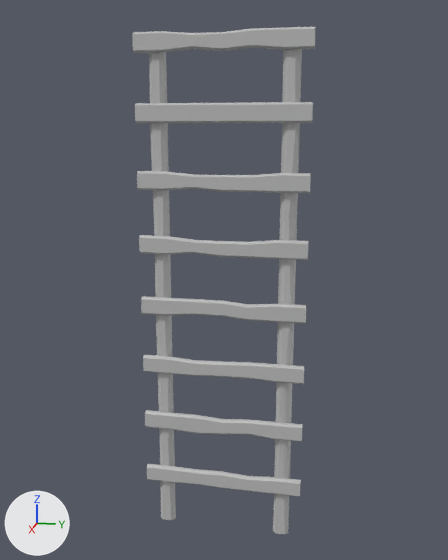
What one commit did to the FBX model 3D_Models/SM_Ladder.fbx.
One viewpoint serves both versions: a 50 mm lens placed at (3.72, 0.75, 1.07), pointed at (-0.03, 0.0, 0.14). The lights are fixed; the arrows at lower left show +X, +Y and +Z. Where no turn or scale is listed for an object, it has been applied to the vertices.

Names of what the first picture shows: 'SM_Ladder'.
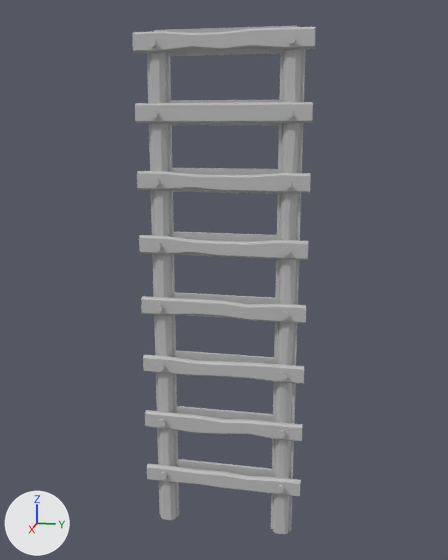
Location of each change, (x1, y1, x2, y2) in pixels of the pictures (448 x 560 px):
'SM_Ladder', reshaped
    before: (132, 27, 316, 534)
    after: (132, 26, 316, 534)
part 1 of me_mesh, added
    after: (147, 52, 179, 517)
part 2 of me_mesh, added
    after: (271, 49, 305, 531)
part 3 of me_mesh, added
    after: (177, 459, 272, 477)
part 4 of me_mesh, added
    after: (176, 406, 273, 422)
part 5 of me_mesh, added
    after: (175, 350, 274, 364)
part 6 of me_mesh, added
    after: (174, 292, 275, 318)
part 7 of me_mesh, added
    after: (172, 232, 277, 257)
part 8 of me_mesh, added
    after: (171, 168, 278, 194)
part 9 of me_mesh, added
    after: (170, 100, 279, 125)
part 10 of me_mesh, added
    after: (154, 26, 297, 56)

The change, as a list of edits to the scene's bpy script:
```text
Add mat_lambert2:
    mat_lambert2 = principled_material('lambert2')
    mat_lambert2.base_color = (0.5, 0.5, 0.5)  # grey #bcbcbc
Change me_mesh:
    where me_mesh.from_pydata(...)  # 420 vertices, 380 faces; spans x -0.04..0.04, y -0.53..0.53, z -1.62..1.62
    used by ob_sm_ladder; location = (0.0, 0.0, 0.0)
    me_mesh part 1: a new loose piece, a box spanning x -0.072..-0.035, y -0.467..-0.333, z -1.618..1.618, in mat_lambert2 (grey #bcbcbc)
    me_mesh part 2: a new loose piece, a box spanning x -0.072..-0.035, y 0.33..0.47, z -1.618..1.618, in mat_lambert2 (grey #bcbcbc)
    me_mesh part 3: a new loose piece, a box spanning x -0.062..-0.04, y -0.418..0.418, z -1.317..-1.172, in mat_lambert2 (grey #bcbcbc)
    me_mesh part 4: a new loose piece, a box spanning x -0.062..-0.04, y -0.418..0.418, z -0.917..-0.771, in mat_lambert2 (grey #bcbcbc)
    me_mesh part 5: a new loose piece, a box spanning x -0.062..-0.04, y -0.418..0.418, z -0.517..-0.371, in mat_lambert2 (grey #bcbcbc)
    me_mesh part 6: a new loose piece, a box spanning x -0.062..-0.04, y -0.418..0.418, z -0.116..0.029, in mat_lambert2 (grey #bcbcbc)
    me_mesh part 7: a new loose piece, a box spanning x -0.062..-0.04, y -0.418..0.418, z 0.284..0.43, in mat_lambert2 (grey #bcbcbc)
    me_mesh part 8: a new loose piece, a box spanning x -0.062..-0.04, y -0.418..0.418, z 0.685..0.83, in mat_lambert2 (grey #bcbcbc)
    me_mesh part 9: a new loose piece, a box spanning x -0.062..-0.04, y -0.418..0.418, z 1.085..1.231, in mat_lambert2 (grey #bcbcbc)
    me_mesh part 10: a new loose piece, a box spanning x -0.062..-0.04, y -0.418..0.418, z 1.485..1.631, in mat_lambert2 (grey #bcbcbc)
    add me_mesh.materials.append(mat_lambert2)  # grey #bcbcbc
```
